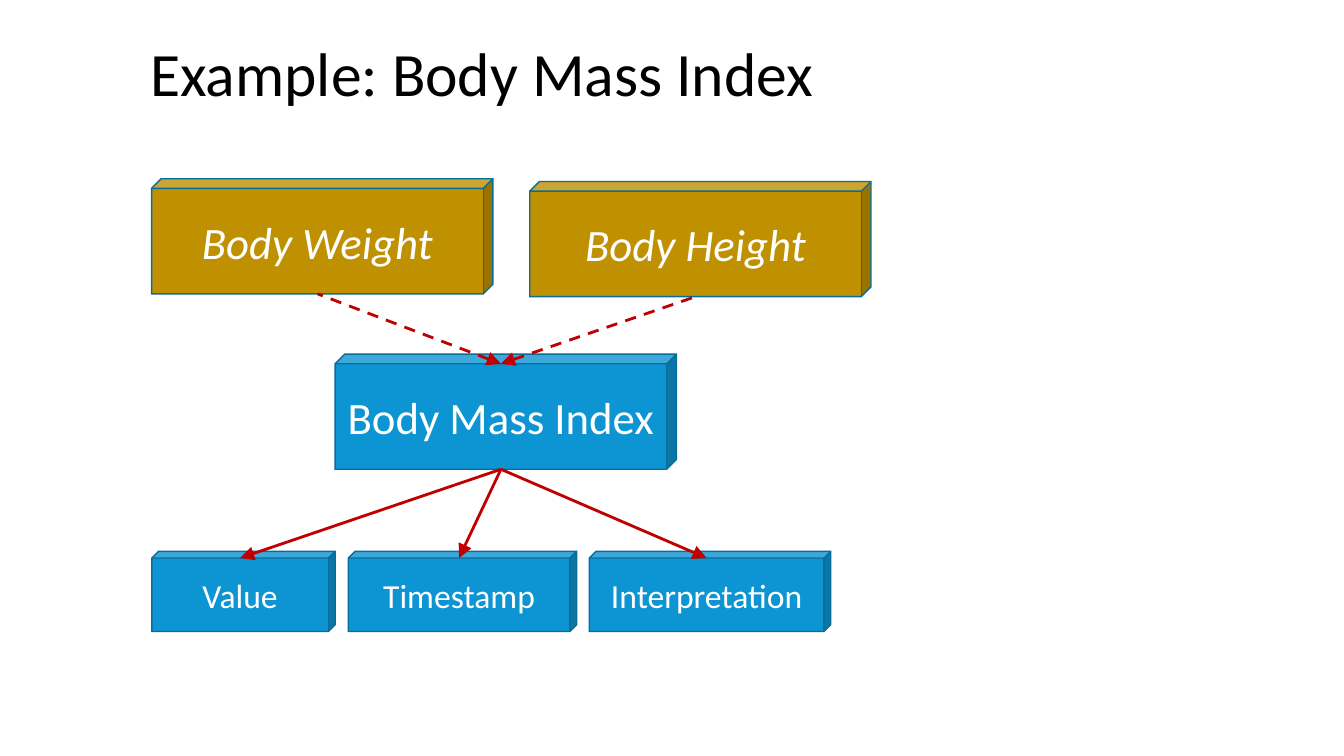
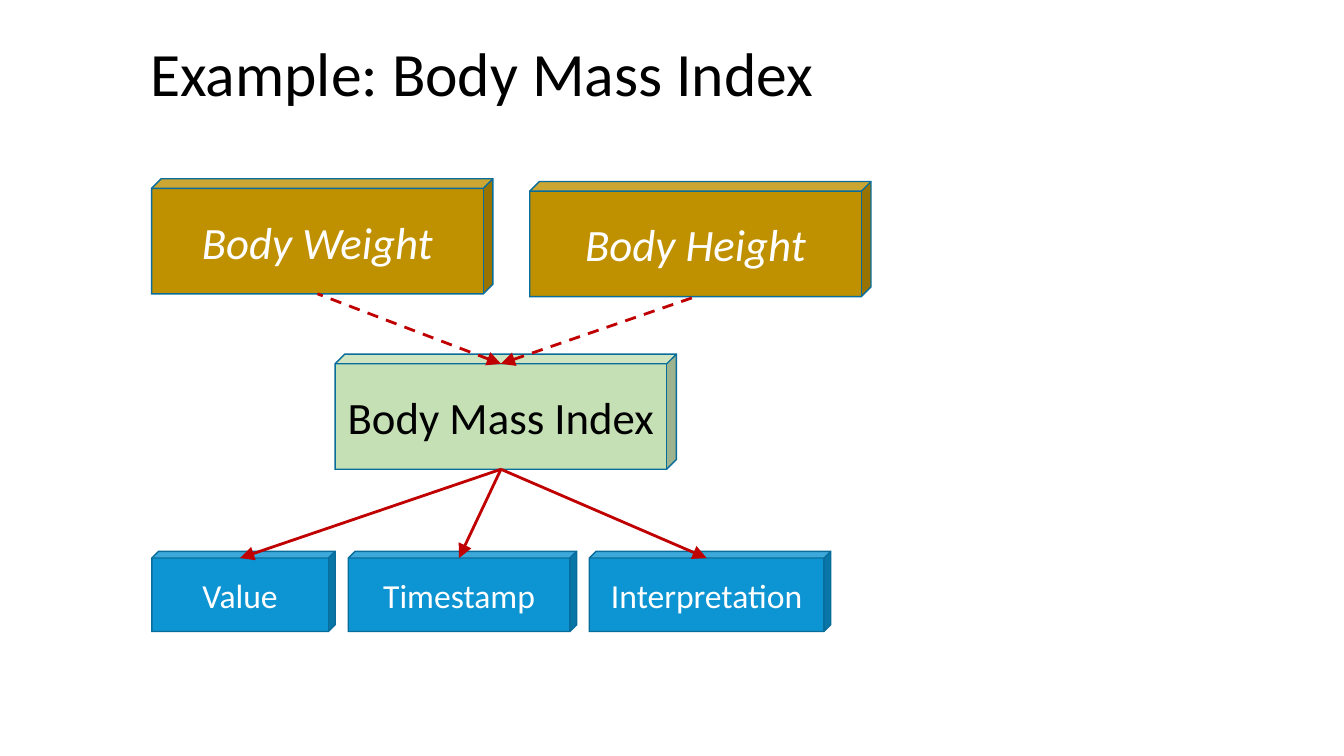
Before and after one commit to frankoemig/bloodpressure, a slide deck: slide 4 of input/images-source/Drawings.pptm. Drawn at 1344x756 pixels with LibreOffice and Linux fonts; fonts in the diff are those of the drawing. Boxes give left, top, right and bottom in pixels: in the first picture for what was removed or moved away, otherwise in the second. Text is boxed around its words. In the diff, an @@ line names an element or a change of style, - is before the commit and + after.

```diff
--- a/input/images-source/Drawings.pptm
+++ b/input/images-source/Drawings.pptm
@@ cube "Body Mass Index" at (x1=335, y1=354, x2=677, y2=469): text colour #FFFFFF to #000000; fill #0D94D2 to #C5E0B4 @@
```
Also in this commit, not shown: 3 other slides changed, 8 other files.
